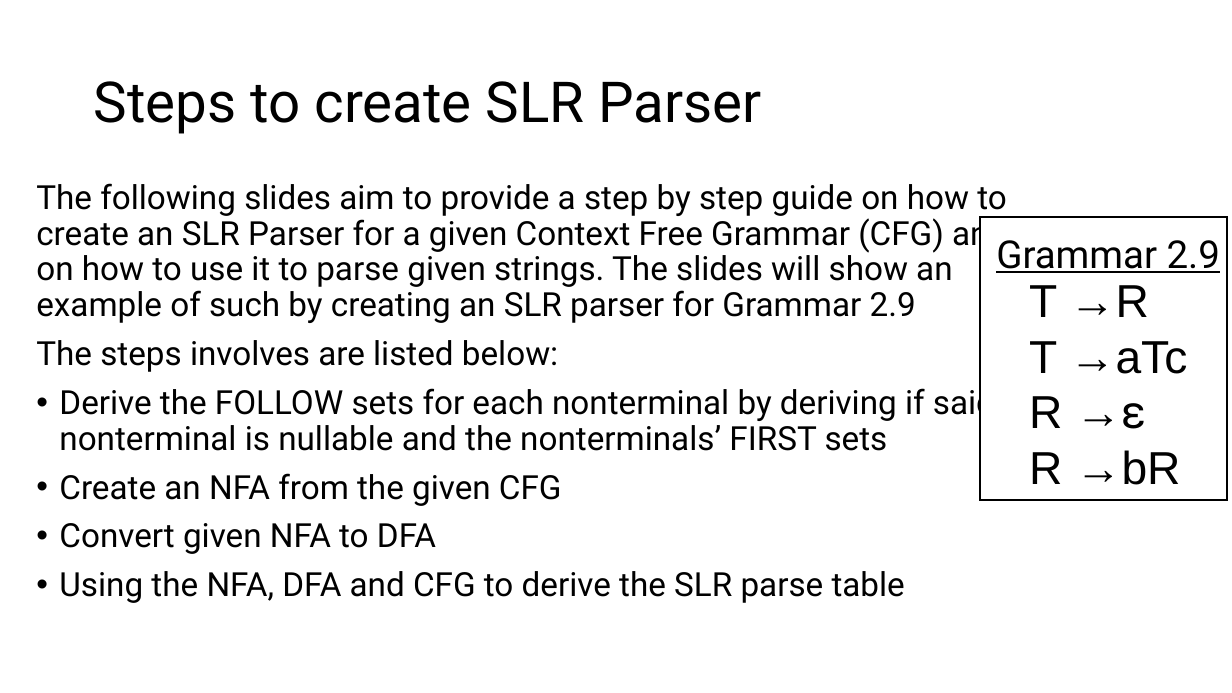
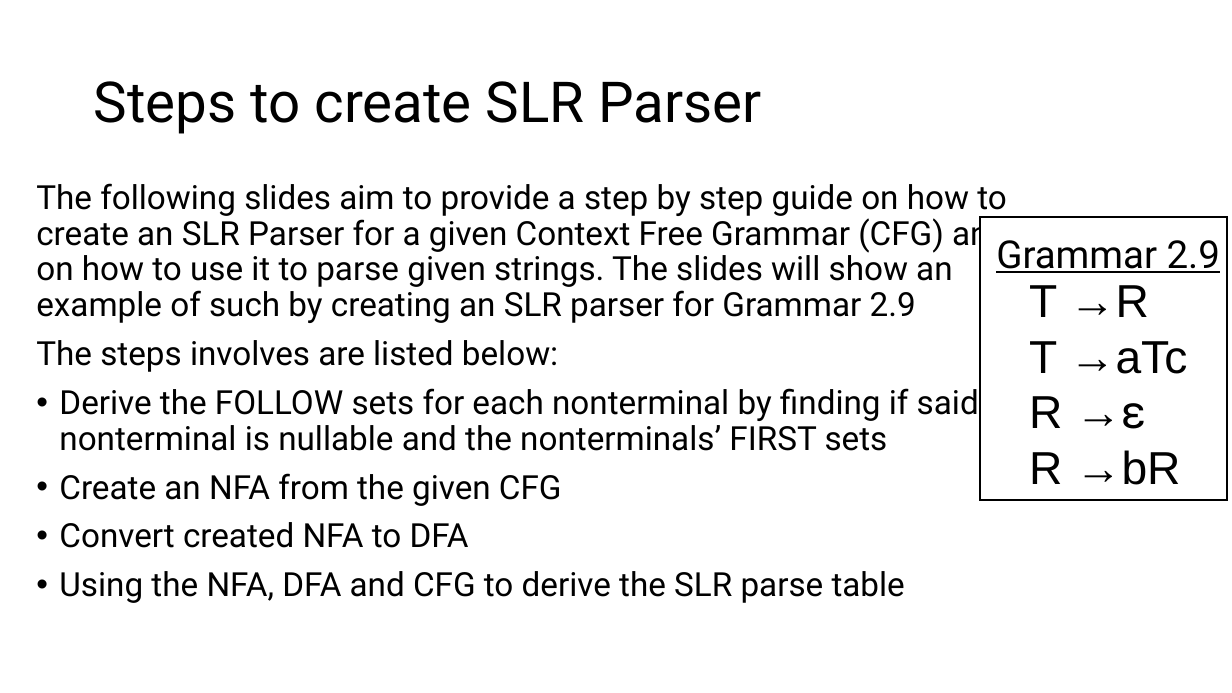
Before and after one commit to Danieldv-s/Research-Materials, a slide deck: slide 2 of Syntax-Analysis/Section2.13Expansion.pptx. Drawn at 1232x693 pixels with LibreOffice and Linux fonts; fonts in the diff are those of the drawing. Boxes give left, top, right and bottom in pixels: in the first picture for what was removed or moved away, otherwise in the second. Text is boxed around its words. In the diff, an @@ line names an element or a change of style, - is before the commit and + after.

Commit message:
Reviewed SLR parser slide

```diff
--- a/Syntax-Analysis/Section2.13Expansion.pptx
+++ b/Syntax-Analysis/Section2.13Expansion.pptx
@@ text at (59,388,979,451): text changed @@
-• Derive the FOLLOW sets for each nonterminal by deriving if said nonterminal is nullable and the nonterminals’ FIRST sets
+• Derive the FOLLOW sets for each nonterminal by finding if said nonterminal is nullable and the nonterminals’ FIRST sets
@@ text at (59,522,469,548): text changed @@
-• Convert given NFA to DFA
+• Convert created NFA to DFA
```
Also in this commit, not shown: 43 other slides changed.
